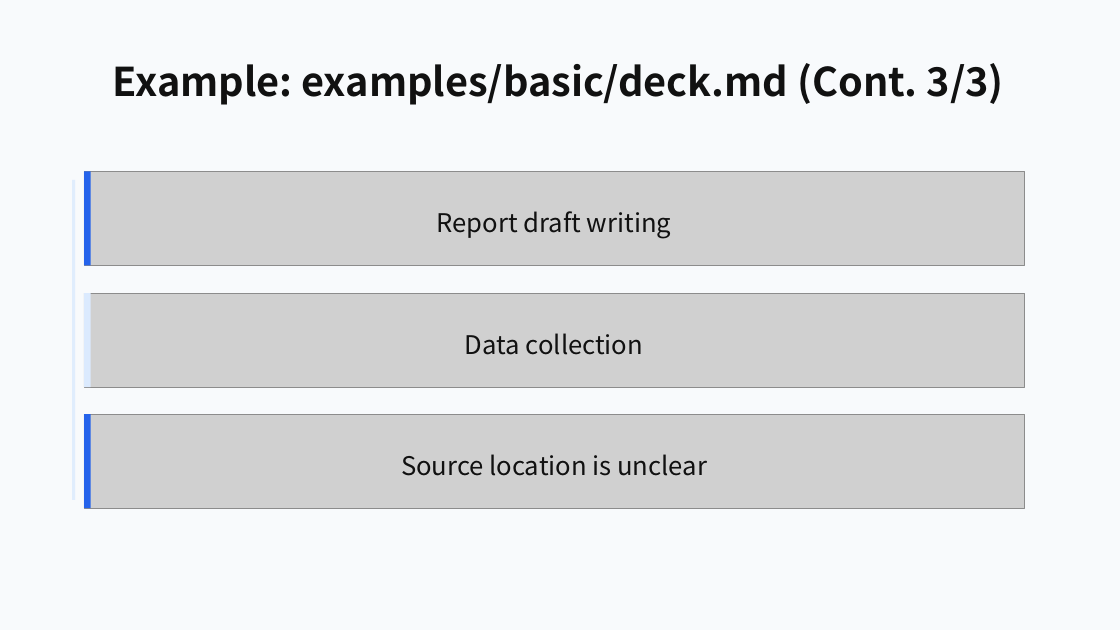
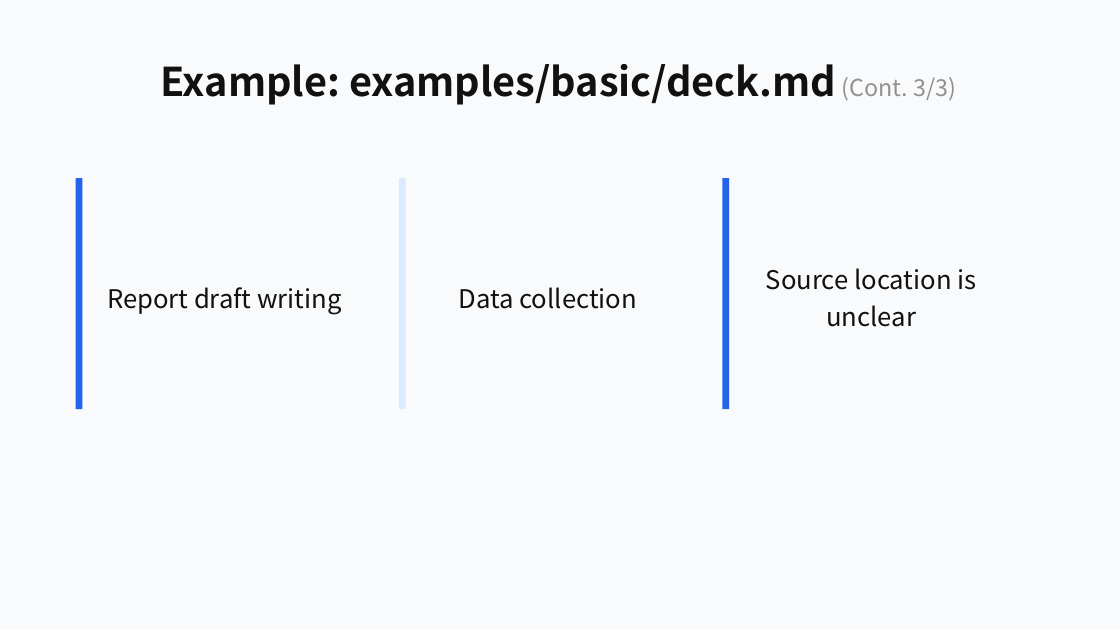
Before and after one commit to ch040602/mdpr-skill, a slide deck: slide 24 of artifacts/mdpr-vs-skill/mdpr-baseline-result.pptx. Drawn at 1120x630 pixels with LibreOffice and Linux fonts; fonts in the diff are those of the drawing; grey boxes stand for pictures. Boxes give left, top, right and bottom in pixels: in the first picture for what was removed or moved away, otherwise in the second. Text is boxed around its words. In the diff, an @@ line names an element or a change of style, - is before the commit and + after.

```diff
--- a/artifacts/mdpr-vs-skill/mdpr-baseline-result.pptx
+++ b/artifacts/mdpr-vs-skill/mdpr-baseline-result.pptx
@@ text "Example: examples/basic/deck.md (Cont. 3/3)" at box(160, 64, 957, 105): size 34 to 20 pt, text colour #111111 to #919191, bold off in "(Cont. 3/3)" @@
@@ rectangle: place and size @@
-rectangle at box(84, 171, 91, 266)
+rectangle at box(76, 178, 82, 409)
@@ picture removed at box(84, 171, 1025, 266) @@
@@ rectangle added at box(399, 178, 406, 409), fill #DBEAFE @@
@@ rectangle added at box(723, 178, 729, 409), fill #2563EB @@
@@ rectangle removed at box(72, 180, 76, 500) @@
@@ text "Source location is unclear" rewrapped from box(401, 454, 707, 476) to box(766, 268, 976, 327) @@
@@ picture removed at box(84, 293, 1025, 387) @@
@@ rectangle removed at box(84, 293, 91, 387) @@
@@ text "Report draft writing": place and size @@
-text "Report draft writing" at box(437, 211, 671, 239)
+text "Report draft writing" at box(107, 287, 341, 314)
@@ text "Data collection": place and size @@
-text "Data collection" at box(465, 333, 643, 355)
+text "Data collection" at box(459, 287, 637, 309)
@@ picture removed at box(84, 414, 1025, 508) @@
@@ rectangle removed at box(84, 414, 91, 508) @@
```
Also in this commit, not shown: 21 other slides changed, 12 other files.
